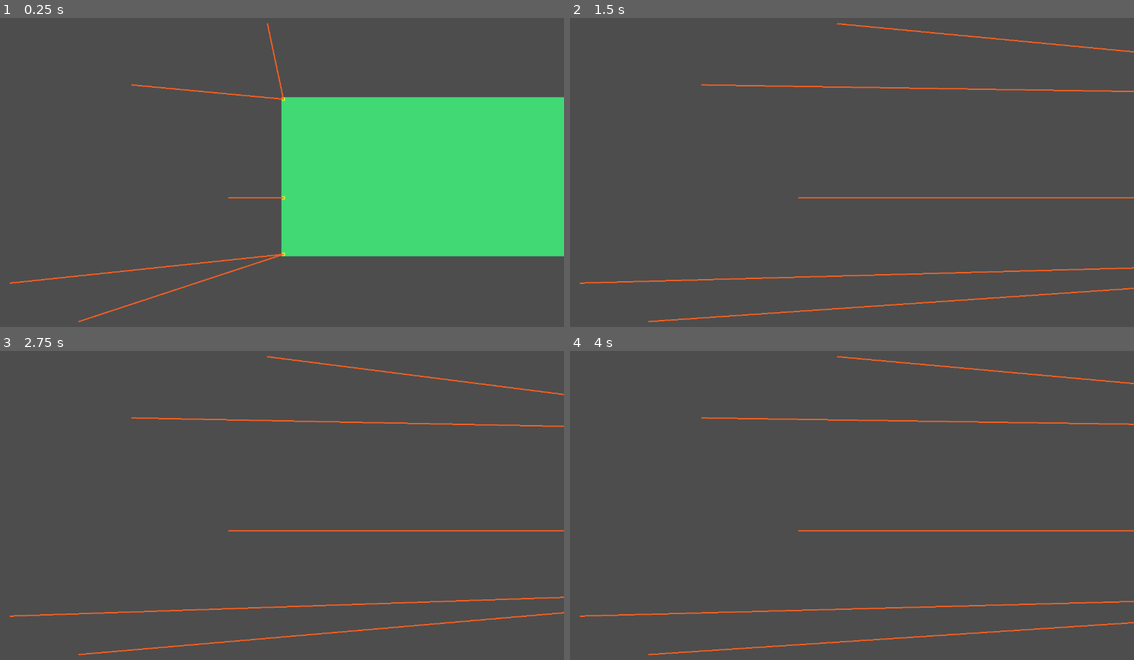
Above: before the commit, frames 1-4 (two rows, left to right).
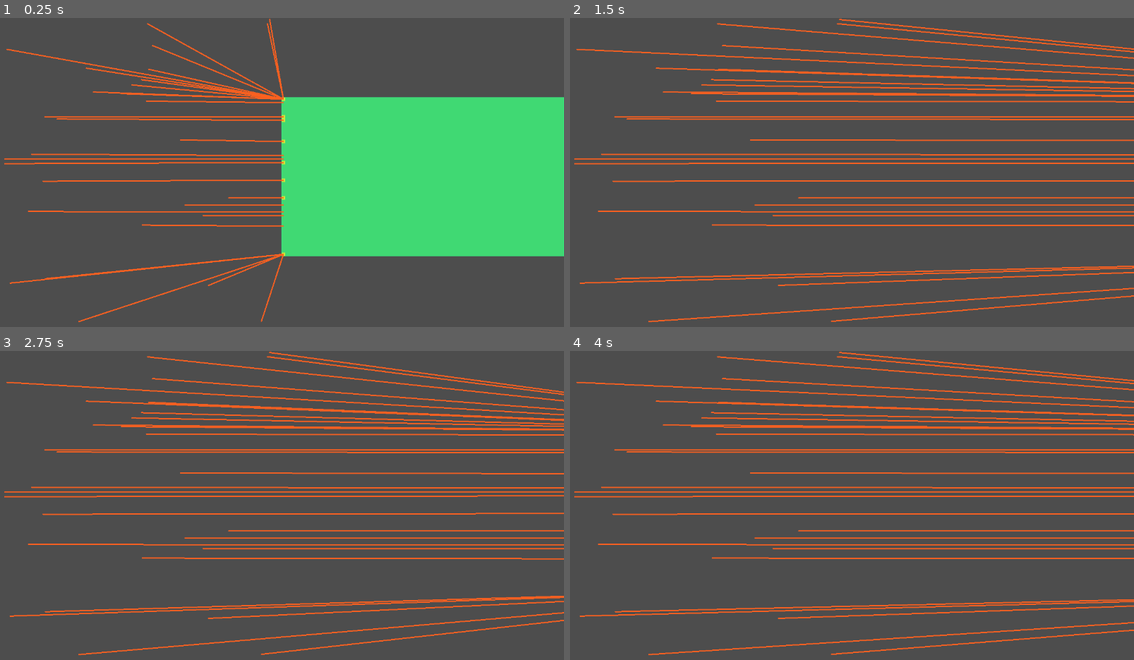
Above: after the commit, the same moments.

Repository: caboyd/blast_game
Game: Godot game, scene res://scenes/Main.tscn
Two runs of this game, one before a commit and one after it. Both use one fixed random seed, a clock stepped at 60 frames per second and the inputs below.
Inputs (mouse positions are in pixels of both pictures, inside the frame that each line leads up to):
- Up to frame 1 (0.25 s): no input
- Up to frame 2 (1.5 s): tap Enter at 0.5 s; move the mouse to (976, 160) at 0.52 s; tap K at 0.6, 1.35 s; click (976, 160) at 0.67 s; move the mouse to (739, 194) at 1.27 s; click (739, 194) at 1.42 s
- Up to frame 3 (2.75 s): move the mouse to (338, 440) at 2.02 s; tap K at 2.1 s; click (338, 440) at 2.17 s
- Up to frame 4 (4 s): move the mouse to (823, 573) at 2.77 s; tap K at 2.85, 3.6 s; click (823, 573) at 2.92 s; move the mouse to (1021, 558) at 3.52 s; click (1021, 558) at 3.67 s

The runs differ from the first frame. In frame 1, 3.4% of the frame differs, in the area x 0-51%, y 0-99%; in frame 2, 9.5%; in frame 3, 9.4%; in frame 4, 9.5%, in the area x 0-100%, y 0-99%.

Commit message:
better targetting

Diff:
--- a/scenes/target/TargetSpotterManager.tscn
+++ b/scenes/target/TargetSpotterManager.tscn
@@ -1,9 +1,8 @@
 [gd_scene format=3 uid="uid://dtrx184slrt33"]
 
-[ext_resource type="Script" path="res://scripts/target/TargetSpotterManager.gd" id="1"]
+[ext_resource type="Script" uid="uid://d0cbt07dly7vh" path="res://scripts/target/TargetSpotterManager.gd" id="1"]
 [ext_resource type="PackedScene" uid="uid://crrcvej3cmfh5" path="res://scenes/target/TargetSpotter.tscn" id="2"]
 
-[node name="TargetSpotterManager" type="Node2D"]
+[node name="TargetSpotterManager" type="Node2D" unique_id=1833349114]
 script = ExtResource("1")
 spotter_scene = ExtResource("2")
-spotter_count = 5
--- a/scripts/target/DestructibleTarget.gd
+++ b/scripts/target/DestructibleTarget.gd
@@ -26,6 +26,11 @@
 var _mask_image: Image
 var _mask_texture: ImageTexture
 var _mask_dirty: bool = true
+
+## Per row: grid X of leftmost solid cell, or -1. _row_leftmost_pos_local[y] = cell center in local space (invalid if x < 0).
+var _row_leftmost_x: PackedInt32Array = PackedInt32Array()
+var _row_leftmost_pos_local: PackedVector2Array = PackedVector2Array()
+var _row_leftmost_cache_dirty: bool = true
 
 @onready var _visual: Sprite2D = $Visual
 
@@ -48,6 +53,7 @@
 	_try_mark_destroyed()
 	_leftmost_solid_dirty = true
 	_mask_dirty = true
+	_row_leftmost_cache_dirty = true
 
 
 func apply_damage_circle_local(local_pos: Vector2, radius_px: float) -> void:
@@ -76,12 +82,14 @@
 		_try_mark_destroyed()
 		_leftmost_solid_dirty = true
 		_mask_dirty = true
+		_row_leftmost_cache_dirty = true
 
 
 func debug_destroy() -> void:
 	if _destroyed:
 		return
 	_destroyed = true
+	_row_leftmost_cache_dirty = true
 	if _visual != null:
 		_visual.visible = false
 	fully_destroyed.emit()
@@ -109,6 +117,7 @@
 
 func _process(_delta: float) -> void:
 	_update_mask_texture_if_dirty()
+	_rebuild_row_leftmost_cache_if_dirty()
 
 
 func _init_mask_visuals() -> void:
@@ -172,24 +181,64 @@
 	return _cells[cell.y * _grid_w + cell.x] != 0
 
 
-## Leftmost column that still has any solid cell; within that column, the solid cell whose center is nearest to `from_local`.
-func get_nearest_leftmost_solid_cell(from_local: Vector2) -> Vector2i:
+func _rebuild_row_leftmost_cache_if_dirty() -> void:
+	if not _row_leftmost_cache_dirty:
+		return
+	_row_leftmost_cache_dirty = false
+	if _destroyed:
+		_row_leftmost_x.clear()
+		_row_leftmost_pos_local.clear()
+		return
+	if _row_leftmost_x.size() != _grid_h:
+		_row_leftmost_x.resize(_grid_h)
+		_row_leftmost_pos_local.resize(_grid_h)
+	for y in range(_grid_h):
+		var lx := -1
+		var row := y * _grid_w
+		for x in range(_grid_w):
+			if _cells[row + x] != 0:
+				lx = x
+				break
+		_row_leftmost_x[y] = lx
+		if lx < 0:
+			_row_leftmost_pos_local[y] = Vector2.ZERO
+		else:
+			_row_leftmost_pos_local[y] = cell_center_local(Vector2i(lx, y))
+
+
+## Among each row's leftmost solid cell, returns grid cell whose cached center is closest to `from_local`.
+func get_closest_row_leftmost_cell(from_local: Vector2) -> Vector2i:
 	if _destroyed:
 		return Vector2i(-1, -1)
-	var col_x := _find_leftmost_solid_cell_x()
-	var best_y := -1
+	_rebuild_row_leftmost_cache_if_dirty()
+	var best: Vector2i = Vector2i(-1, -1)
 	var best_d2 := INF
 	for y in range(_grid_h):
-		if _cells[y * _grid_w + col_x] == 0:
+		var x := _row_leftmost_x[y]
+		if x < 0:
 			continue
-		var c := cell_center_local(Vector2i(col_x, y))
-		var d2 := c.distance_squared_to(from_local)
+		var d2 := _row_leftmost_pos_local[y].distance_squared_to(from_local)
 		if d2 < best_d2:
 			best_d2 = d2
-			best_y = y
-	if best_y < 0:
+			best = Vector2i(x, y)
+	return best
+
+
+func get_row_leftmost_cell_for_row(row_y: int) -> Vector2i:
+	if row_y < 0 or row_y >= _grid_h:
 		return Vector2i(-1, -1)
-	return Vector2i(col_x, best_y)
+	_rebuild_row_leftmost_cache_if_dirty()
+	var x := _row_leftmost_x[row_y]
+	if x < 0:
+		return Vector2i(-1, -1)
+	return Vector2i(x, row_y)
+
+
+func get_cached_row_leftmost_local_pos(row_y: int) -> Vector2:
+	if row_y < 0 or row_y >= _grid_h:
+		return Vector2.ZERO
+	_rebuild_row_leftmost_cache_if_dirty()
+	return _row_leftmost_pos_local[row_y]
 
 
 const HIGHLIGHT_SHADER_MAX: int = 8
@@ -274,6 +323,7 @@
 			return
 
 	_destroyed = true
+	_row_leftmost_cache_dirty = true
 	if _visual != null:
 		_visual.visible = false
 	fully_destroyed.emit()
--- a/scripts/target/TargetSpotter.gd
+++ b/scripts/target/TargetSpotter.gd
@@ -64,7 +64,7 @@
 
 	var from_local := dt.to_local(global_position)
 	if _tracked_cell.x < 0 or not dt.is_cell_solid(_tracked_cell):
-		_tracked_cell = dt.get_nearest_leftmost_solid_cell(from_local)
+		_tracked_cell = dt.get_closest_row_leftmost_cell(from_local)
 
 	if _tracked_cell.x < 0:
 		_clear_line_only()
--- a/scripts/target/TargetSpotterManager.gd
+++ b/scripts/target/TargetSpotterManager.gd
@@ -2,7 +2,7 @@
 extends Node2D
 
 @export var spotter_scene: PackedScene
-@export var spotter_count: int = 5
+@export var spotter_count: int = 30
 
 var _conveyor: TargetConveyor
 var _last_highlight_dt: DestructibleTarget
--- a/scripts/turrets/Turret.gd
+++ b/scripts/turrets/Turret.gd
@@ -2,3 +2,10 @@
 extends Node2D
 
 @onready var barrel: Node2D = %Barrel
+
+
+## Uses DestructibleTarget row-leftmost cache; `from_local` in target space (e.g. `dt.to_local(global_position)`).
+func pick_closest_row_leftmost_cell(dt: DestructibleTarget, from_local: Vector2) -> Vector2i:
+	if dt == null or dt.is_destroyed():
+		return Vector2i(-1, -1)
+	return dt.get_closest_row_leftmost_cell(from_local)
